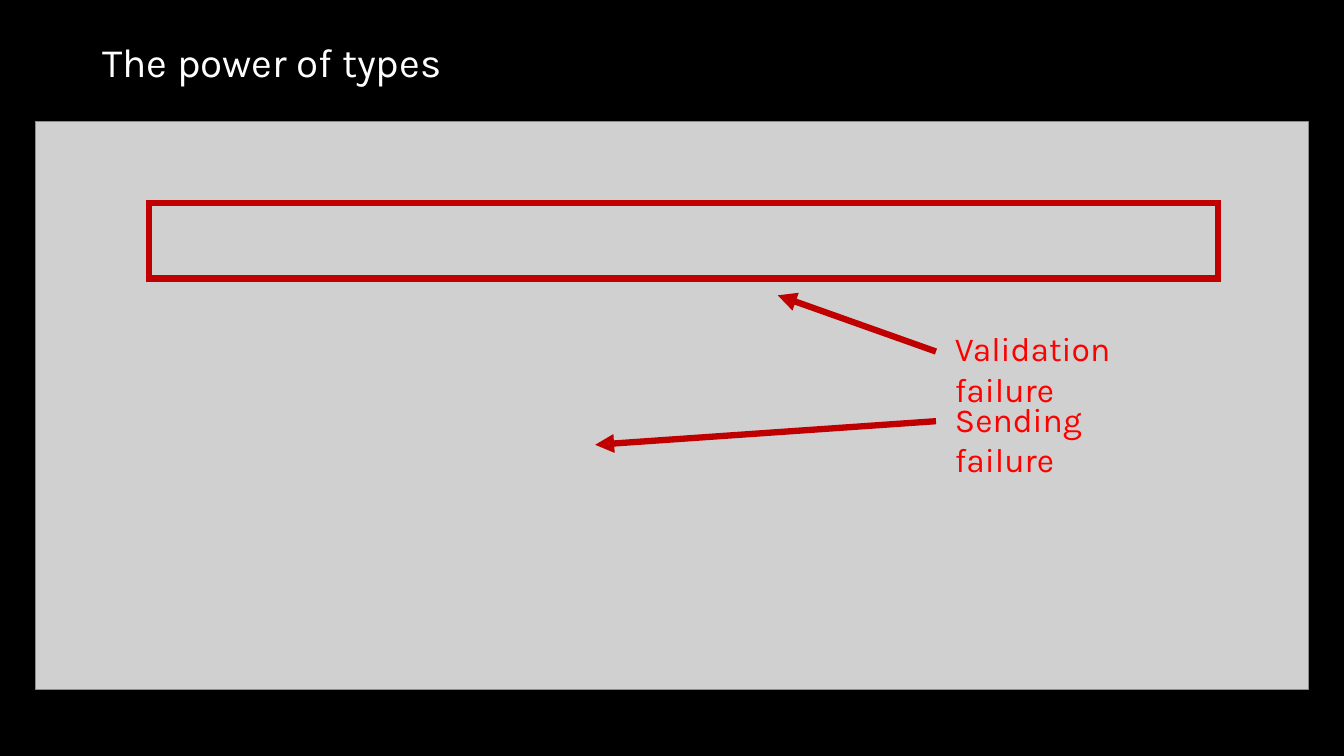
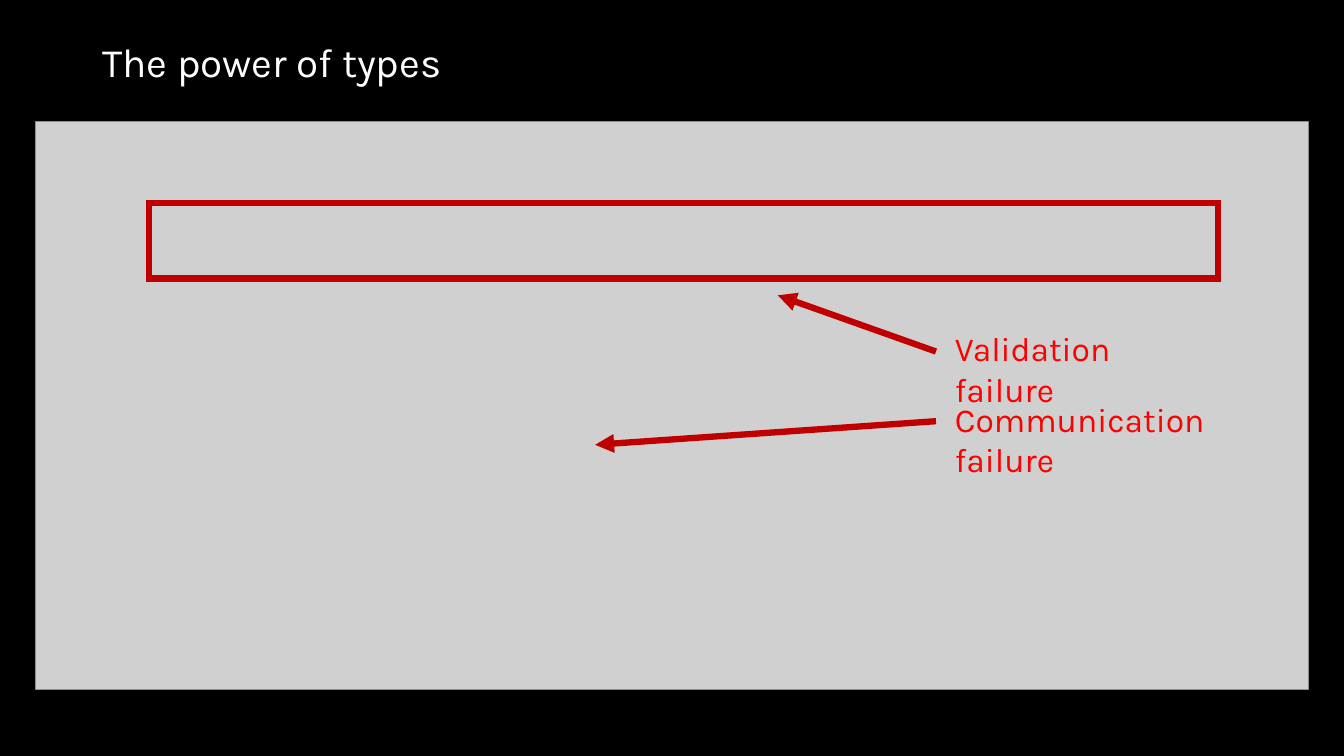
Before and after one commit to atomfinger/presentations, a slide deck: slide 7 of gleam-gathering-2026/slides.pptx. Drawn at 1344x756 pixels with LibreOffice and Linux fonts; fonts in the diff are those of the drawing; grey boxes stand for pictures. Boxes give left, top, right and bottom in pixels: in the first picture for what was removed or moved away, otherwise in the second. Text is boxed around its words. In the diff, an @@ line names an element or a change of style, - is before the commit and + after.

```diff
--- a/gleam-gathering-2026/slides.pptx
+++ b/gleam-gathering-2026/slides.pptx
@@ text at <box>955,402,1205,473</box>: text changed @@
-Sending failure
+Communication failure
```
Also in this commit, not shown: 1 other slide changed, 3 other files.
